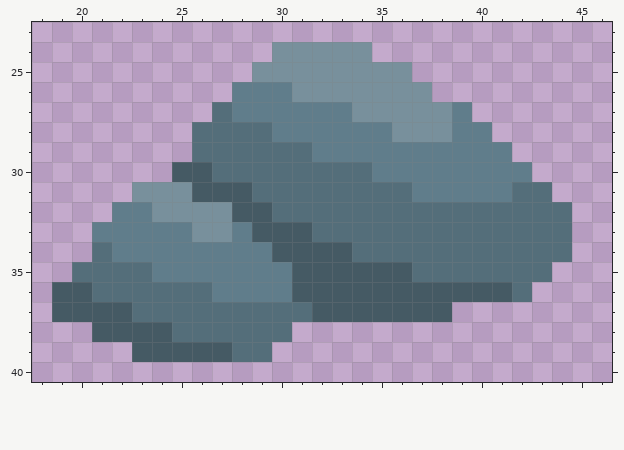
File history of a pixel-art sprite, sprites/decor/static/rock1.png. The first picture shows the starting point.
The file is 64x64 pixels. Shown: x 18..46, y 23..40. The old version is drawn lined up with the new one.
The same view after the edit:
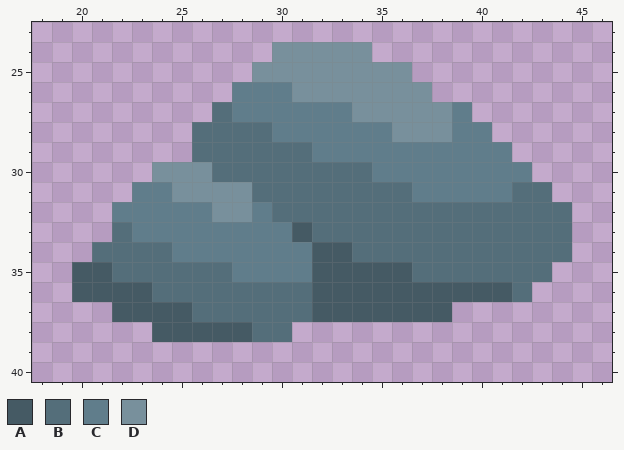
Palette (. is transparent): A #455a64  B #546e7a  C #607d8b  D #78909c
Diff:
whole drawing moved by +0,-8 (the old picture is shown already moved)
y 30: x 24..26 .AA -> DDD
y 31: x 23..24 DD -> CC; x 26..28 AAA -> DDD
y 32: x 24..26 DDD -> CCC; x 28..29 AA -> DC
y 33: x 21..22 CC -> .B; x 26..27 DD -> CC; x 29..30 AA -> CC
y 34: x 22..24 CCC -> BBB; x 30..31 AA -> CC
y 35: x 20..21 BB -> AA; x 24..27 CCCC -> BBBB; x 31 A -> C
y 36: x 19 A -> .; x 21..23 BBB -> AAA; x 27..31 CCCCA -> BBBBB
y 37: x 19..21 AAA -> ...; x 23..25 BBB -> AAA
y 38: x 21..23 AAA -> ...; x 25..28 BBBB -> AAAA
y 39: x 23..29 AAAAABB -> .......
